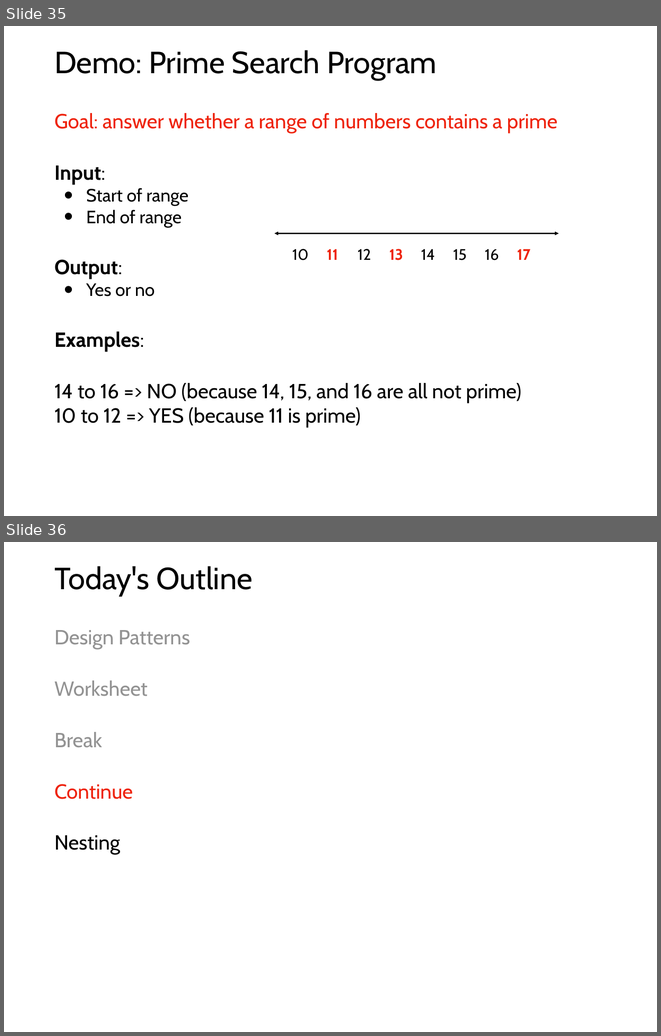
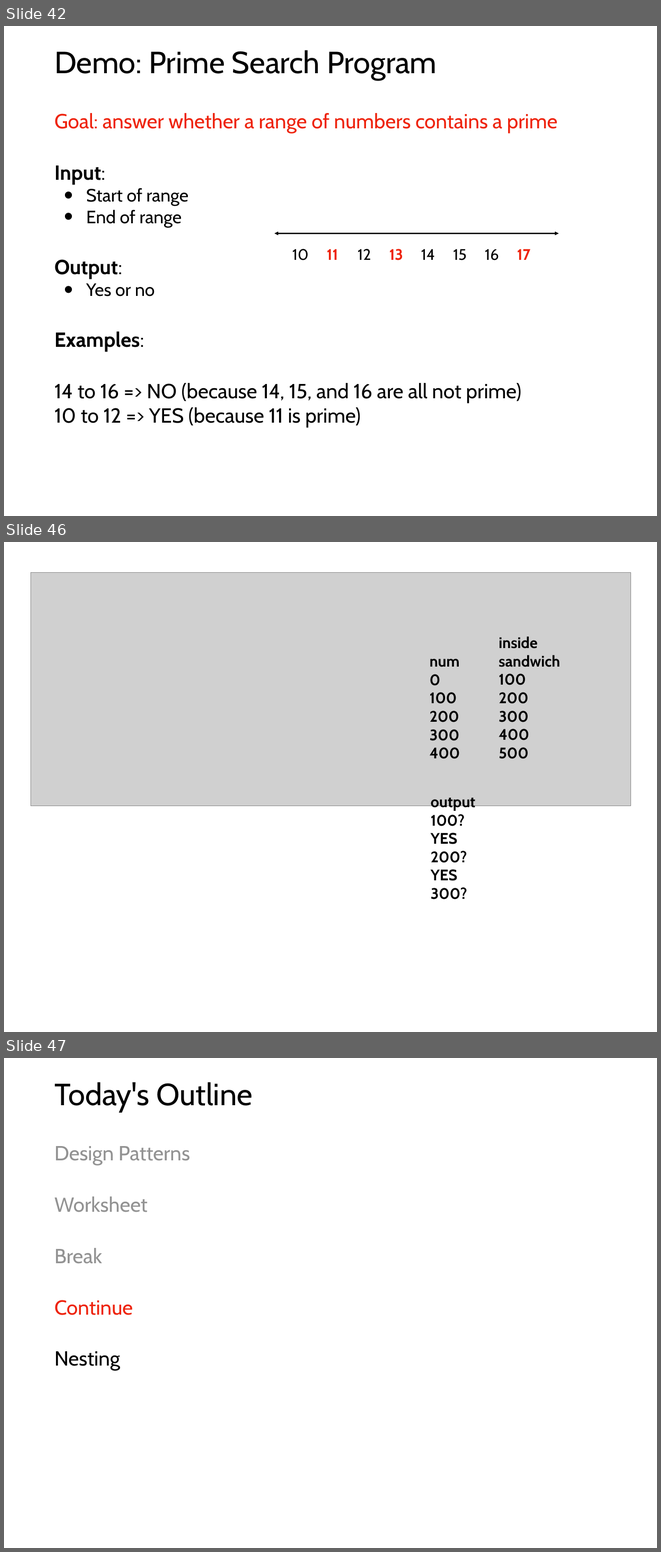
Before and after one commit to tylerharter/caraza-harter-com, a slide deck: tyler/meena/cs220/f20/materials/lec_12_F20.ppt. Shown one above the other, each under a label of ours: slides 35 and 36 before the commit, slides 42, 46 and 47 after it; the slides between them are not shown. The pictures are 661x1036 and 661x1552 pixels, drawn with LibreOffice and Linux fonts; fonts in the diff are those of the drawing; grey boxes stand for pictures. Boxes give left, top, right and bottom in pixels: in the first picture for what was removed or moved away, otherwise in the second. Text is boxed around its words. In the diff, an @@ line names an element or a change of style, - is before the commit and + after.

```diff
--- a/tyler/meena/cs220/f20/materials/lec_12_F20.ppt
+++ b/tyler/meena/cs220/f20/materials/lec_12_F20.ppt
@@ slide 46 added at (x1=4, y1=542, x2=657, y2=1032), background #FFFFFF @@
@@ picture added at (x1=30, y1=573, x2=631, y2=805) @@
@@ text added at (x1=498, y1=636, x2=560, y2=759), 24 pt, text #000000, bold @@
+inside
+sandwich
+100
+200
+300
+400
+500
@@ text added at (x1=430, y1=659, x2=460, y2=759), 24 pt, text #000000, bold @@
+num
+0
+100
+200
+300
+400
@@ text added at (x1=431, y1=797, x2=476, y2=899), 24 pt, text #000000, bold @@
+output
+100?
+YES
+200?
+YES
+300?
@@ what was slide 35 is now slide 42 @@
@@ what was slide 36 is now slide 47 @@
```
Also in this commit, not shown: 2 slides changed, 14 other slides added.
